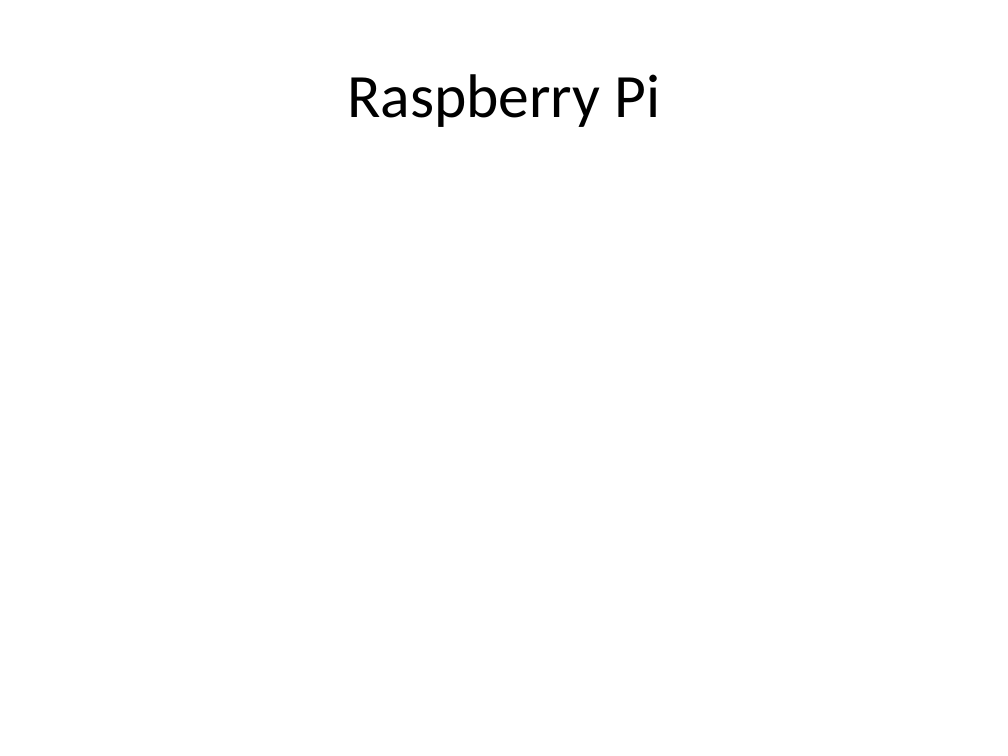
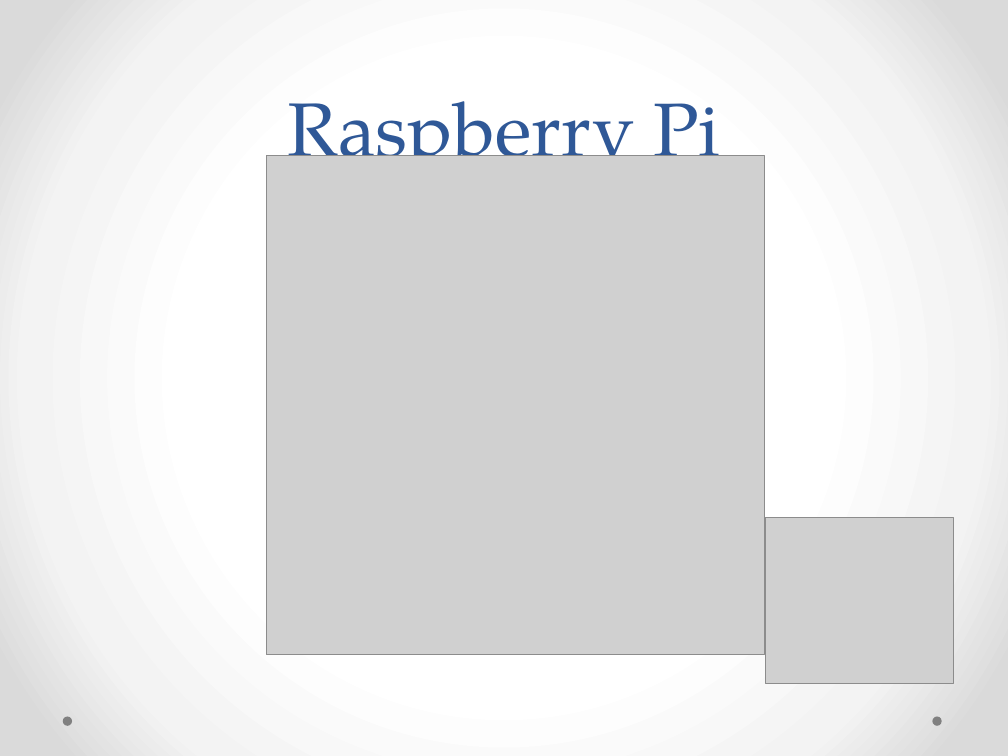
Before and after one commit to GuilleMiranda/trabajo_cooler, a slide deck: slide 4 of theCoolerPpt.pptx. Drawn at 1008x756 pixels with LibreOffice and Linux fonts; fonts in the diff are those of the drawing; grey boxes stand for pictures. Boxes give left, top, right and bottom in pixels: in the first picture for what was removed or moved away, otherwise in the second. Text is boxed around its words. In the diff, an @@ line names an element or a change of style, - is before the commit and + after.

```diff
--- a/theCoolerPpt.pptx
+++ b/theCoolerPpt.pptx
@@ background #FFFFFF to gradient #FFFFFF to #F4F4F4 to #DADADA @@
@@ title "Raspberry Pi": place and size @@
-title "Raspberry Pi" at <box>347,74,660,127</box>
+title "Raspberry Pi" at <box>288,101,720,184</box>
@@ title "Raspberry Pi" at <box>288,101,720,184</box>: size 44 to 54 pt, font Calibri to TeX Gyre Pagella, text colour #000000 to #2F5897; line spacing 1 to 58pt; vertical alignment middle to bottom @@
@@ picture added at <box>266,156,765,655</box> @@
@@ picture added at <box>766,517,954,683</box> @@
@@ ellipse added at <box>62,717,72,726</box>, fill #808080 @@
@@ ellipse added at <box>932,717,941,726</box>, fill #808080 @@
```
Also in this commit, not shown: 5 other slides changed, 1 slide added, 1 slide removed.
